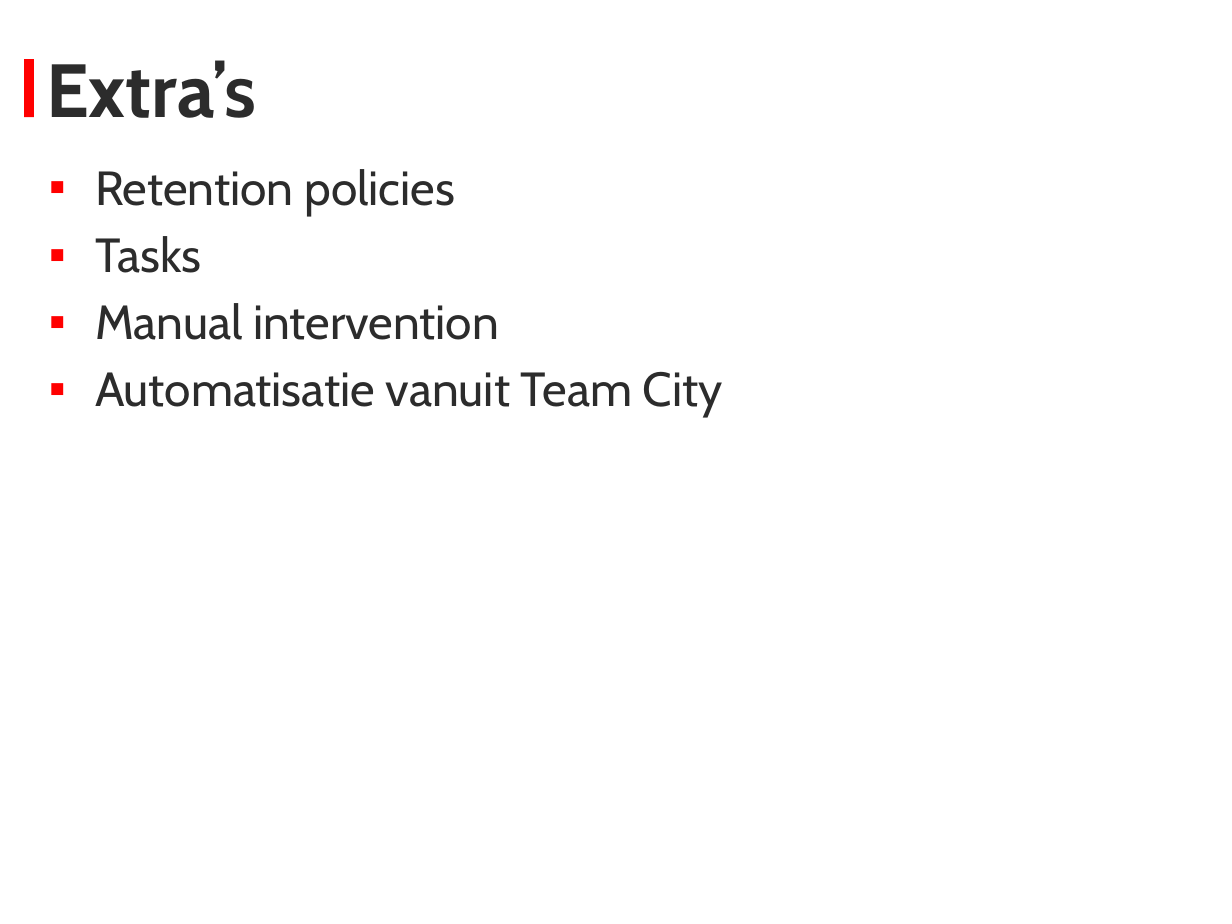
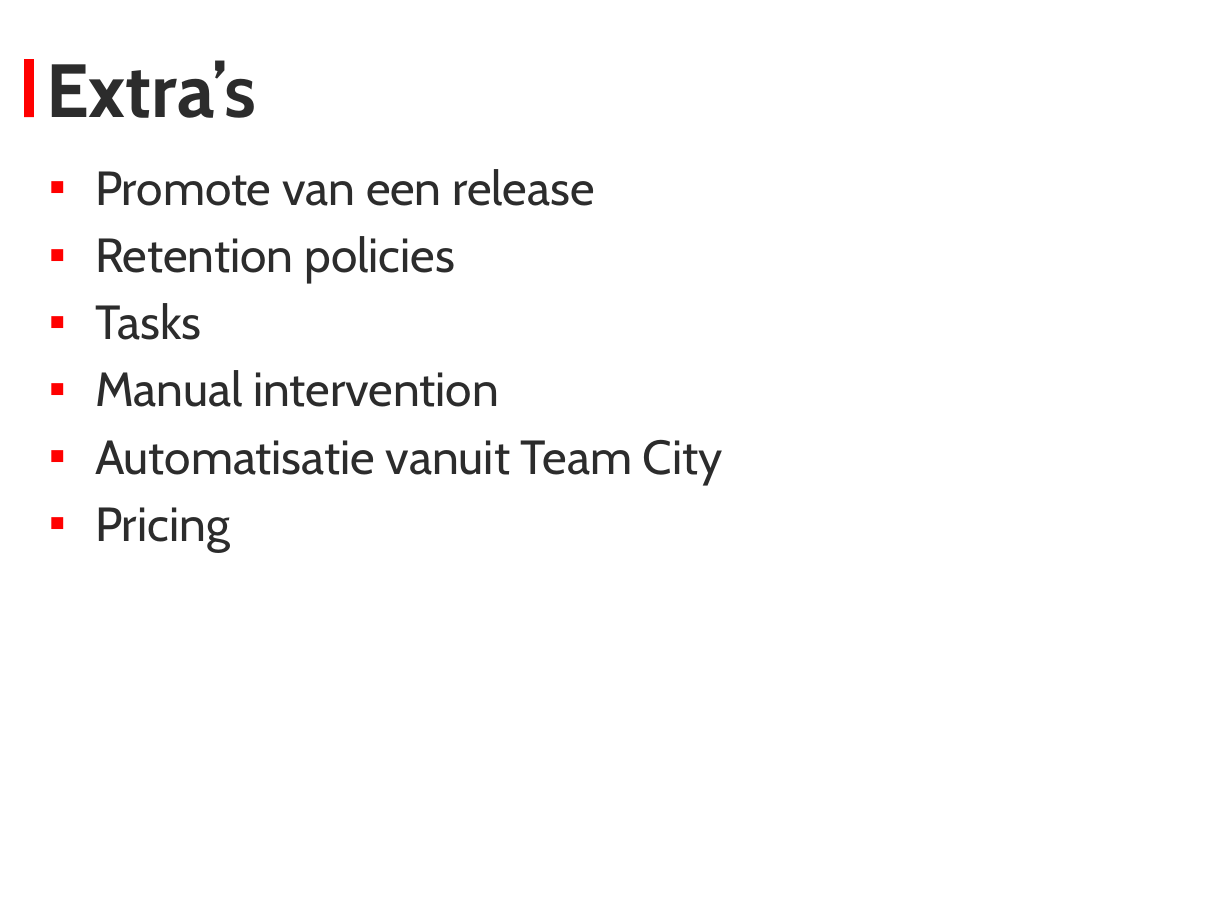
Before and after one commit to stevenlauwers22/OctopusDeploy.Bootcamp, a slide deck: slide 14 of Presentatie.pptx (slide 13 before the commit). Drawn at 1232x924 pixels with LibreOffice and Linux fonts; fonts in the diff are those of the drawing; background and template pictures are left out. Boxes give left, top, right and bottom in pixels: in the first picture for what was removed or moved away, otherwise in the second. Text is boxed around its words. In the diff, an @@ line names an element or a change of style, - is before the commit and + after.

```diff
--- a/Presentatie.pptx
+++ b/Presentatie.pptx
@@ text at [95, 169, 595, 206]: paragraph added @@
+▪ Promote van een release
@@ text at [95, 507, 230, 552]: paragraph added @@
+▪ Pricing
```
Also in this commit, not shown: 2 other slides changed, 1 slide added, 2 other files.
